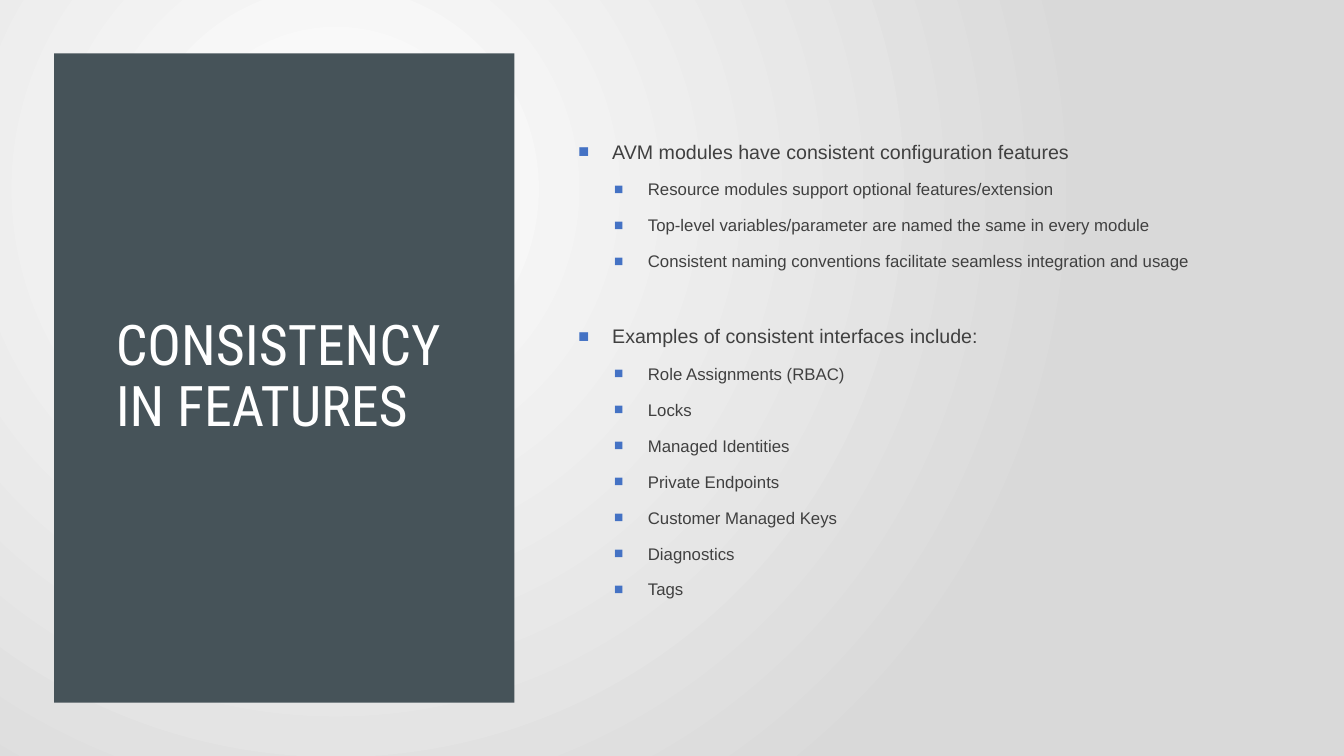
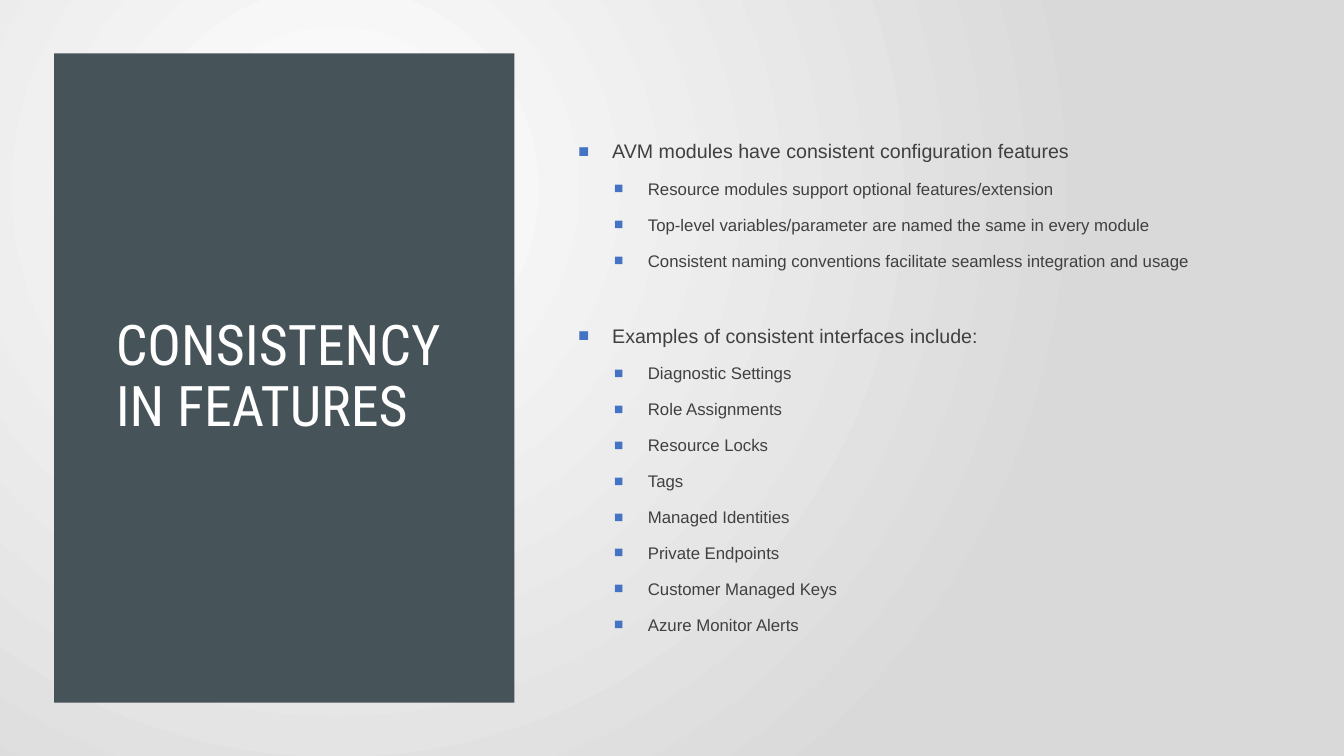
Before and after one commit to Pwd9000-ML/Azure-Verified-Modules, a slide deck: slide 6 of assets/Azure_Verified_Modules_2024.pptx. Drawn at 1344x756 pixels with LibreOffice and Linux fonts; fonts in the diff are those of the drawing. Boxes give left, top, right and bottom in pixels: in the first picture for what was removed or moved away, otherwise in the second. Text is boxed around its words. In the diff, an @@ line names an element or a change of style, - is before the commit and + after.

Commit message:
add resources

```diff
--- a/assets/Azure_Verified_Modules_2024.pptx
+++ b/assets/Azure_Verified_Modules_2024.pptx
@@ text at [648,367,792,491]: text changed @@
-  ■ Role Assignments (RBAC)
-  ■ Locks
+  ■ Diagnostic Settings
+  ■ Role Assignments
+  ■ Resource Locks
+  ■ Tags
@@ text at [648,619,799,631]: text changed @@
-  ■ Diagnostics
-  ■ Tags
+  ■ Azure Monitor Alerts
```
Also in this commit, not shown: 3 other files.
